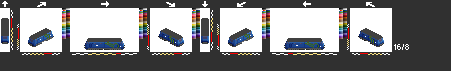
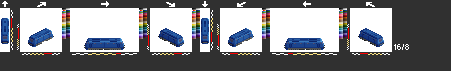
Revision of a layered 451 × 71 image; what changed, layer by layer:
hid "dsb2" over [1,18,383,50]
